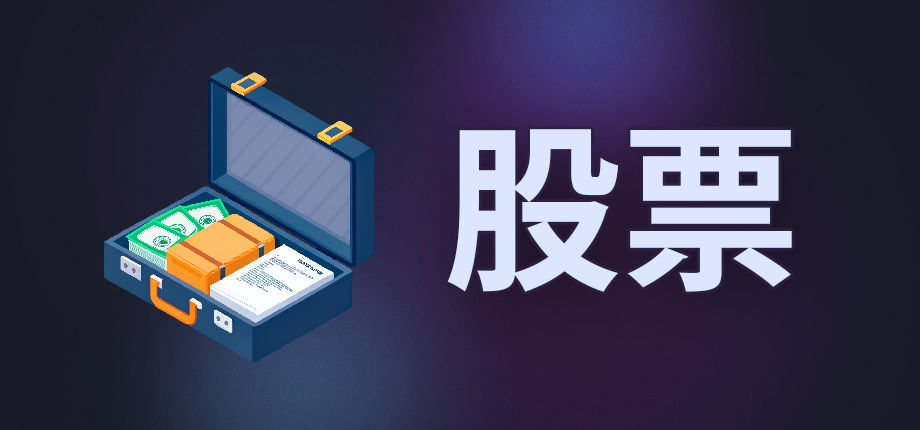
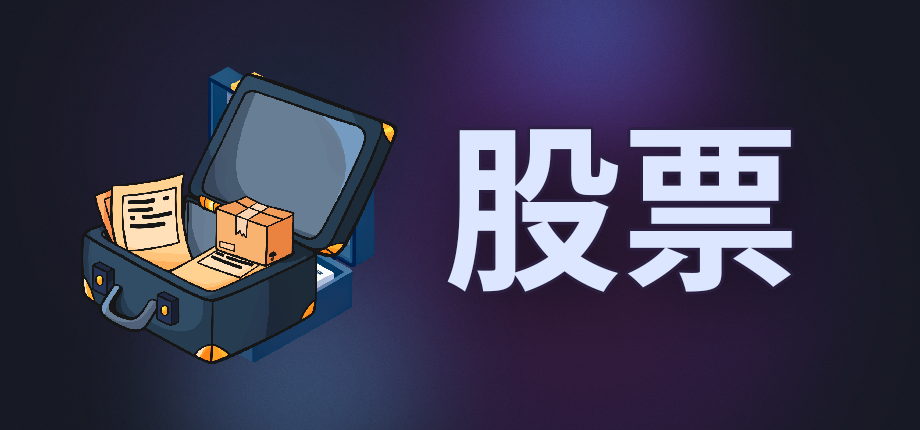
Comparing the layer stacks of the two (920, 430) images. Changes:
added layer "client_icon_tr" above "股票" over 81, 73, 398, 364